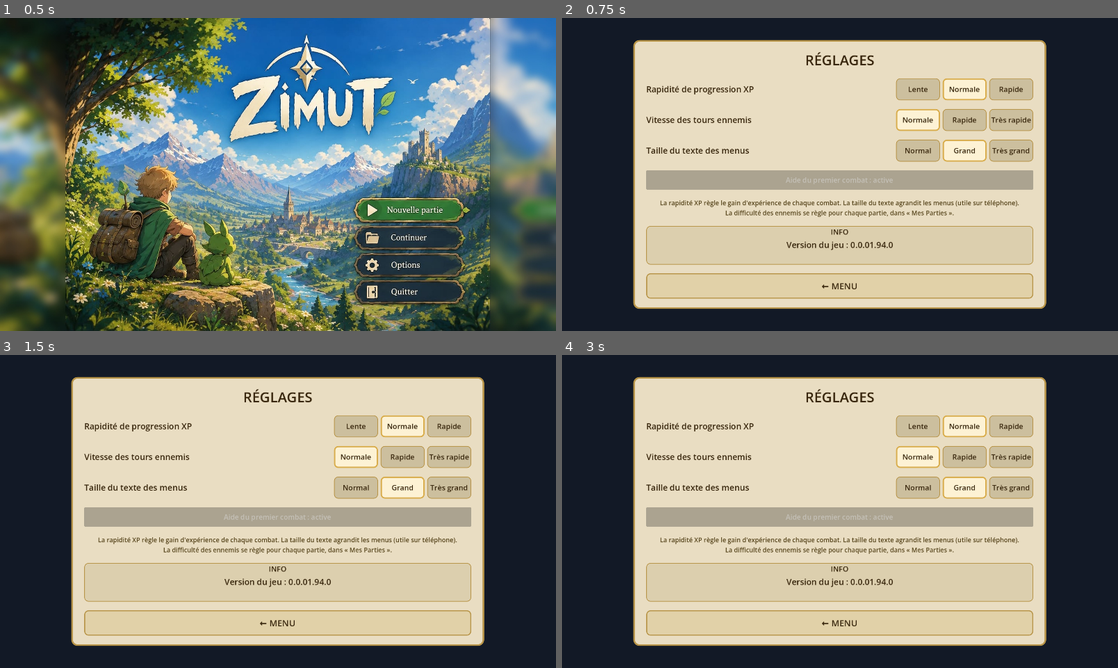
Above: before the commit, frames 1-4 (two rows, left to right).
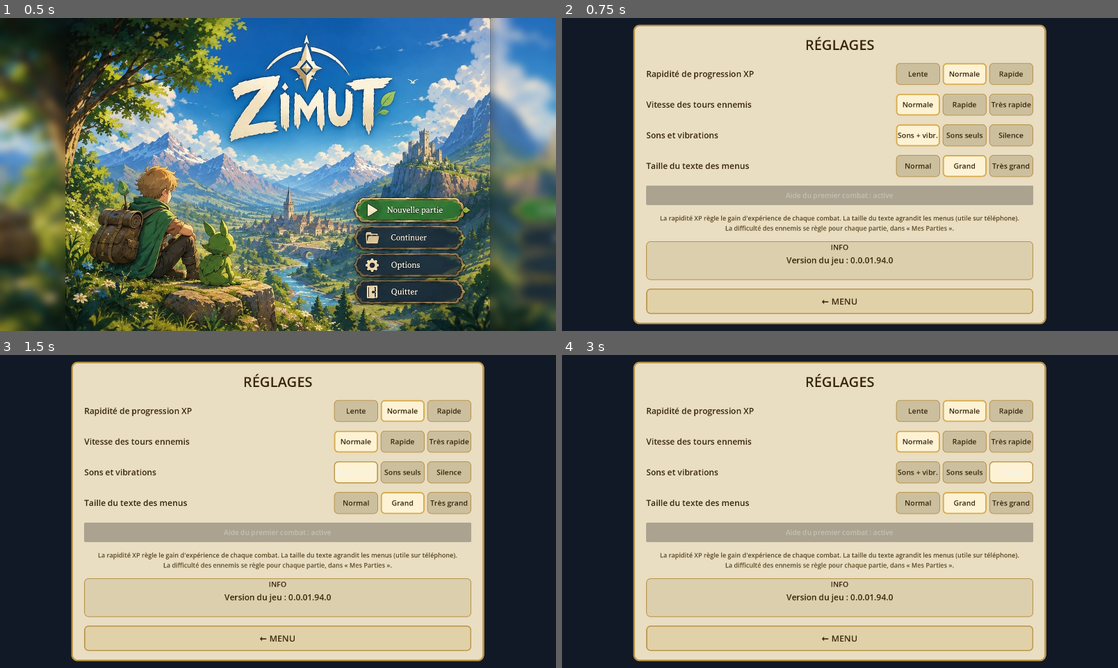
Above: after the commit, the same moments.

Repository: CharlieG42/Zimut
Game: Godot game, scene res://scenes/MainMenu.tscn
The game is run twice, just before and just after one commit, with the same random seed, the same clock (stepped at 60 frames per second) and the same inputs.
Inputs (mouse positions are in pixels of both pictures, inside the frame that each line leads up to):
- Up to frame 1 (0.5 s): no input
- Up to frame 2 (0.75 s): click (973, 265) at 0.5 s
- Up to frame 3 (1.5 s): click (355, 470) at 1.25 s, where only the run after the commit has a clickable "Sons + vibr."
- Up to frame 4 (3 s): click (962, 470) at 2 s, where only the run after the commit has a clickable "Sons seuls"; click (1012, 470) at 2.75 s, where only the run after the commit has a clickable "Silence"

Frame 1 is identical in both runs. In frame 2, 29% of the frame differs, in the area x 12-88%, y 2-98%; in frame 3, 29%; in frame 4, 29%.

Commit message:
Sons d'interface (boutons, forge, fusion, succès) et vibrations (critiques, morts, succès), réglables
Co-Authored-By: Claude Opus 5.5 <noreply@anthropic.com>
Claude-Session: https://claude.ai/code/session_01TAibbYEMujBagH9941oXR3

Diff:
--- a/prototype/zimut/scripts/ForgeUI.gd
+++ b/prototype/zimut/scripts/ForgeUI.gd
@@ -254,6 +254,8 @@
 	if not new_names.is_empty():
 		_message = (_message + "\n" if _message != "" else "") + "🏆 Succès : " + ", ".join(new_names)
 		_message_ok = true
+		Sfx.play("achievement")
+		Sfx.buzz(60)
 	if _title_lbl != null:
 		_title_lbl.text = "FORGE" if _mode == "craft" else "FORGE · %s" % String(MODES[MODES.map(func(m: Array) -> String: return String(m[0])).find(_mode)][1]).to_upper()
 		_sub_lbl.text = String(MODE_SUB[_mode])
@@ -942,6 +944,8 @@
 	ub.disabled = not can
 	ub.pressed.connect(func() -> void:
 		var err: String = ProgressionManager.upgrade_item(_save, e)
+		if err == "":
+			Sfx.play("forge")
 		_message_ok = err == ""
 		_message = ("%s amélioré au rang %d !" % [String(it.get("name", "?")), int(c["next"])]) if err == "" else err
 		if err == "":
@@ -1019,6 +1023,7 @@
 					_message_ok = made > 0
 					_message = ("%d × %s R%d créé(s) !" % [made, name_r, t + 1]) if made > 0 else err
 					if made > 0:
+						Sfx.play("fuse")
 						ProgressionManager.write_save(_slot, _save)
 						crafted.emit()
 					refresh())
@@ -1058,6 +1063,7 @@
 	_message_ok = err == "" or err.begins_with("Objet fabriqué")
 	_message = ok_msg if err == "" else err
 	if _message_ok:
+		Sfx.play("forge")
 		ProgressionManager.write_save(_slot, _save)
 		crafted.emit()
 	refresh()
--- a/prototype/zimut/scripts/GameSettings.gd
+++ b/prototype/zimut/scripts/GameSettings.gd
@@ -30,6 +30,9 @@
 
 var difficulty: int = 1
 var combat_speed: int = 0
+## Sons d'effets / vibrations (V18)
+var sfx_on: bool = true
+var haptics_on: bool = true
 var xp_speed: int = 1
 var text_size: int = 1
 ## Aide du premier combat déjà vue (ou passée).
@@ -53,13 +56,16 @@
 	text_size = clampi(int(parsed.get("text_size", text_size)), 0, TEXT_SIZES.size() - 1)
 	tutorial_done = bool(parsed.get("tutorial_done", tutorial_done))
 	combat_speed = clampi(int(parsed.get("combat_speed", combat_speed)), 0, COMBAT_SPEEDS.size() - 1)
+	sfx_on = bool(parsed.get("sfx_on", sfx_on))
+	haptics_on = bool(parsed.get("haptics_on", haptics_on))
+	_apply_sfx()
 
 func save_settings() -> void:
 	var f := FileAccess.open(SETTINGS_PATH, FileAccess.WRITE)
 	if f == null:
 		push_error("Impossible d'écrire les réglages")
 		return
-	f.store_string(JSON.stringify({"difficulty": difficulty, "xp_speed": xp_speed, "text_size": text_size, "tutorial_done": tutorial_done, "combat_speed": combat_speed}, "\t"))
+	f.store_string(JSON.stringify({"difficulty": difficulty, "xp_speed": xp_speed, "text_size": text_size, "tutorial_done": tutorial_done, "combat_speed": combat_speed, "sfx_on": sfx_on, "haptics_on": haptics_on}, "\t"))
 	f.close()
 
 func set_difficulty(idx: int) -> void:
@@ -76,6 +82,20 @@
 	text_size = clampi(idx, 0, TEXT_SIZES.size() - 1)
 	save_settings()
 	settings_changed.emit()
+
+func set_sfx(on: bool) -> void:
+	sfx_on = on
+	_apply_sfx()
+	save_settings()
+
+func set_haptics(on: bool) -> void:
+	haptics_on = on
+	save_settings()
+
+func _apply_sfx() -> void:
+	var sfx: Node = get_node_or_null("/root/Sfx")
+	if sfx != null:
+		sfx.set("enabled", sfx_on)
 
 func set_combat_speed(idx: int) -> void:
 	combat_speed = clampi(idx, 0, COMBAT_SPEEDS.size() - 1)
--- a/prototype/zimut/scripts/GridManager.gd
+++ b/prototype/zimut/scripts/GridManager.gd
@@ -811,6 +811,8 @@
 	var elem: String = "poison" if dtype == "dot" else ("earth" if dtype == "fall" else _cur_element)
 	_impact(v.position + Vector2(0, -44), elem, crit)
 	Sfx.play("crit" if crit else "hit")
+	if crit:
+		Sfx.buzz(25)
 	_shake(7.0 if crit else 3.0)
 	await _wait(0.2)
 
@@ -844,6 +846,7 @@
 	if v == null:
 		return
 	Sfx.play("death")
+	Sfx.buzz(45 if String(e.get("team", "")) == "enemy" else 90)
 	v.set_hp(0.0)
 	_burst(v.position + Vector2(0, -30), Color(0.85, 0.85, 0.85, 0.9), 24, 150.0, 0.7, 6.0)
 	_shake(5.0)
--- a/prototype/zimut/scripts/SettingsUI.gd
+++ b/prototype/zimut/scripts/SettingsUI.gd
@@ -46,6 +46,12 @@
 
 	box.add_child(_setting_row("Vitesse des tours ennemis", GameSettings.COMBAT_SPEEDS,
 		GameSettings.combat_speed, func(idx: int) -> void: GameSettings.set_combat_speed(idx)))
+
+	box.add_child(_setting_row("Sons et vibrations", ["Sons + vibr.", "Sons seuls", "Silence"] as Array[String],
+		0 if (GameSettings.sfx_on and GameSettings.haptics_on) else (1 if GameSettings.sfx_on else 2),
+		func(idx: int) -> void:
+			GameSettings.set_sfx(idx < 2)
+			GameSettings.set_haptics(idx == 0)))
 
 	box.add_child(_setting_row("Taille du texte des menus", GameSettings.TEXT_SIZES,
 		GameSettings.text_size, func(idx: int) -> void: GameSettings.set_text_size(idx)))
--- a/prototype/zimut/scripts/Sfx.gd
+++ b/prototype/zimut/scripts/Sfx.gd
@@ -12,6 +12,8 @@
 
 func _ready() -> void:
 	_build()
+	# Son discret sur chaque bouton du jeu (réglage « Sons »)
+	get_tree().node_added.connect(_on_node_added)
 	for i: int in range(8):
 		var pl := AudioStreamPlayer.new()
 		pl.bus = "Master"
@@ -37,8 +39,27 @@
 	_bank["win"]    = _concat([_tone(0.14, 523.0, 523.0, 0.0, 0.4, 1.5), _tone(0.14, 659.0, 659.0, 0.0, 0.4, 1.5), _tone(0.14, 784.0, 784.0, 0.0, 0.4, 1.5), _tone(0.5, 1046.0, 1046.0, 0.0, 0.4, 2.0)])
 	_bank["lose"]   = _concat([_tone(0.22, 392.0, 392.0, 0.0, 0.4, 1.5), _tone(0.22, 330.0, 330.0, 0.0, 0.4, 1.5), _tone(0.6, 196.0, 160.0, 0.1, 0.45, 2.0)])
 	_bank["error"]  = _tone(0.12, 180.0, 140.0, 0.1, 0.4, 1.5, true)
+	# V18 : sons d'interface
+	_bank["ui"]     = _tone(0.035, 1150.0, 900.0, 0.0, 0.22, 1.2)
+	_bank["forge"]  = _concat([_tone(0.05, 1600.0, 1500.0, 0.6, 0.6, 1.0), _tone(0.30, 820.0, 760.0, 0.08, 0.45, 3.0)])
+	_bank["fuse"]   = _concat([_tone(0.09, 660.0, 990.0, 0.0, 0.35, 1.0), _tone(0.20, 990.0, 1320.0, 0.0, 0.35, 2.0)])
+	_bank["achievement"] = _concat([_tone(0.10, 784.0, 784.0, 0.0, 0.4, 1.2), _tone(0.10, 988.0, 988.0, 0.0, 0.4, 1.2), _tone(0.10, 1175.0, 1175.0, 0.0, 0.4, 1.2), _tone(0.42, 1568.0, 1568.0, 0.0, 0.38, 2.2)])
 	for k: String in _bank.keys():
 		_bank[k] = _make_stream(_bank[k])
+
+
+func _on_node_added(n: Node) -> void:
+	if n is BaseButton and not n.has_meta("no_click_sfx"):
+		(n as BaseButton).pressed.connect(func() -> void: play("ui", -4.0))
+
+
+## Vibration courte (Android/iOS), si le réglage « Vibrations » est activé.
+func buzz(ms: int = 30) -> void:
+	var gs: Node = get_node_or_null("/root/GameSettings")
+	if gs != null and not bool(gs.get("haptics_on")):
+		return
+	if OS.has_feature("mobile"):
+		Input.vibrate_handheld(ms)
 
 
 func play(sound: String, volume_db: float = 0.0) -> void:
--- a/prototype/zimut/scripts/UIManager.gd
+++ b/prototype/zimut/scripts/UIManager.gd
@@ -1756,6 +1756,10 @@
 		var txt: String = ("◆ Objectif réussi — %s : %s" % [String(obj.get("label", "")), String(obj.get("reward_text", ""))]) if ok \
 			else ("◇ Objectif manqué — %s" % String(obj.get("label", "")))
 		content.add_child(UK.lbl(txt, 19, Color(1.0, 0.80, 0.40) if ok else UK.C_DIM))
+	if not (save.get("last_achievements", []) as Array).is_empty():
+		get_tree().create_timer(0.8).timeout.connect(func() -> void:
+			Sfx.play("achievement")
+			Sfx.buzz(60))
 	for a: Dictionary in save.get("last_achievements", []):
 		var row := PanelContainer.new()
 		row.add_theme_stylebox_override("panel", UK.box(Color(0.20, 0.15, 0.05, 0.95), Color(1.0, 0.82, 0.35), 12, 2, 10))
